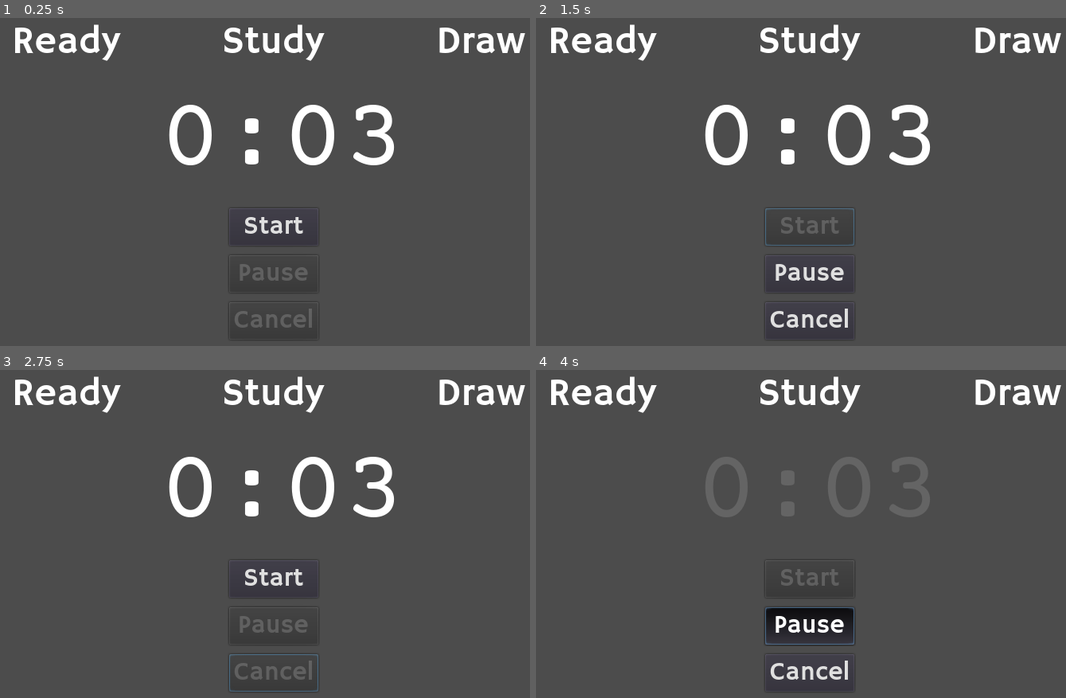
Above: before the commit, frames 1-4 (two rows, left to right).
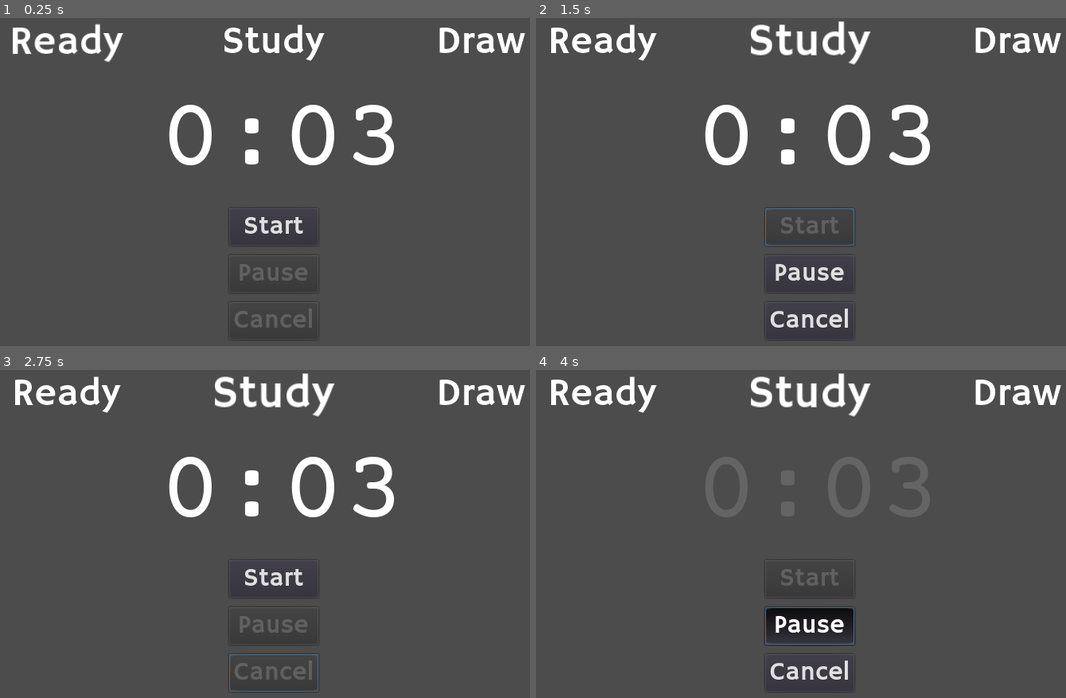
Above: after the commit, the same moments.

Repository: doctor-g/MonsDRAWsityTimer
Game: Godot game, scene res://src/MainScene.tscn
The game is run twice, just before and just after one commit, with the same random seed, the same clock (stepped at 60 frames per second) and the same inputs.
Inputs:
- Up to frame 1 (0.25 s): no input
- Up to frame 2 (1.5 s): click "Start" at 0.5 s
- Up to frame 3 (2.75 s): click "Cancel" at 2 s
- Up to frame 4 (4 s): click "Start" at 2.75 s; click "Pause" at 3.5 s

The runs differ from the first frame. In frame 1, 0.5% of the frame differs, in the area x 2-24%, y 1-14%; in frame 2, 1.2%, in the area x 40-64%, y 0-15%; in frame 3, 1.2%; in frame 4, 1.2%.

Commit message:
Animate the status labels

Diff:
--- a/project/assets/fonts/top_text_font.tres
+++ b/project/assets/fonts/top_text_font.tres
@@ -4,4 +4,5 @@
 
 [resource]
 size = 48
+use_filter = true
 font_data = ExtResource( 1 )
--- a/project/project.godot
+++ b/project/project.godot
@@ -8,9 +8,14 @@
 
 config_version=4
 
-_global_script_classes=[  ]
+_global_script_classes=[ {
+"base": "Label",
+"class": "AnimatedLabel",
+"language": "GDScript",
+"path": "res://src/AnimatedLabel.gd"
+} ]
 _global_script_class_icons={
-
+"AnimatedLabel": ""
 }
 
 [application]
--- /dev/null
+++ b/project/src/AnimatedLabel.gd
@@ -0,0 +1,15 @@
+class_name AnimatedLabel
+extends Label
+
+
+var focus := false setget _set_focus
+
+func _ready():
+	rect_pivot_offset = rect_size / 2
+
+func _set_focus(value):
+	focus = value
+	if focus:
+		$AnimationPlayer.play("highlight")
+	else:
+		$AnimationPlayer.play_backwards("highlight")
--- /dev/null
+++ b/project/src/AnimatedLabel.tscn
@@ -0,0 +1,67 @@
+[gd_scene load_steps=4 format=2]
+
+[ext_resource path="res://assets/fonts/top_text_font.tres" type="DynamicFont" id=1]
+[ext_resource path="res://src/AnimatedLabel.gd" type="Script" id=2]
+
+[sub_resource type="Animation" id=1]
+resource_name = "highlight"
+length = 0.5
+tracks/0/type = "value"
+tracks/0/path = NodePath(".:custom_constants/shadow_offset_y")
+tracks/0/interp = 1
+tracks/0/loop_wrap = true
+tracks/0/imported = false
+tracks/0/enabled = false
+tracks/0/keys = {
+"times": PoolRealArray( 0, 1 ),
+"transitions": PoolRealArray( 1, 1 ),
+"update": 0,
+"values": [ 0, 10 ]
+}
+tracks/1/type = "value"
+tracks/1/path = NodePath(".:custom_constants/shadow_offset_x")
+tracks/1/interp = 1
+tracks/1/loop_wrap = true
+tracks/1/imported = false
+tracks/1/enabled = false
+tracks/1/keys = {
+"times": PoolRealArray( 0, 1 ),
+"transitions": PoolRealArray( 1, 1 ),
+"update": 0,
+"values": [ 0, 10 ]
+}
+tracks/2/type = "value"
+tracks/2/path = NodePath(".:rect_scale")
+tracks/2/interp = 1
+tracks/2/loop_wrap = true
+tracks/2/imported = false
+tracks/2/enabled = true
+tracks/2/keys = {
+"times": PoolRealArray( 0, 0.5 ),
+"transitions": PoolRealArray( 2.07053, 2.07053 ),
+"update": 0,
+"values": [ Vector2( 1, 1 ), Vector2( 1.2, 1.2 ) ]
+}
+
+[node name="AnimatedLabel" type="Label"]
+anchor_left = 0.5
+anchor_right = 0.5
+margin_left = -366.0
+margin_right = -270.0
+margin_bottom = 61.0
+grow_horizontal = 2
+grow_vertical = 2
+rect_scale = Vector2( 1.2, 1.2 )
+custom_fonts/font = ExtResource( 1 )
+custom_colors/font_color_shadow = Color( 0, 0, 0, 1 )
+custom_constants/shadow_offset_x = 0
+custom_constants/shadow_offset_y = 0
+text = "Text"
+align = 1
+script = ExtResource( 2 )
+__meta__ = {
+"_edit_use_anchors_": false
+}
+
+[node name="AnimationPlayer" type="AnimationPlayer" parent="."]
+anims/highlight = SubResource( 1 )
--- a/project/src/MainScene.gd
+++ b/project/src/MainScene.gd
@@ -18,8 +18,13 @@
 onready var _pause_button := $VBoxContainer/PauseButton
 onready var _animation_player := $AnimationPlayer
 
+onready var _ready_label := $StatusRow/ReadyLabel
+onready var _study_label := $StatusRow/StudyLabel
+onready var _draw_label := $StatusRow/DrawLabel
+
 
 func _ready():
+	_ready_label.focus = true
 	_seconds_remaining = study_duration
 	_update_time_remaining_label()
 
@@ -31,6 +36,8 @@
 	_state = State.STUDY
 	self._seconds_remaining = study_duration
 	_timer.start(1)
+	_ready_label.focus = false
+	_study_label.focus = true
 	 # In case the timer was previously paused, make sure to unpause it.
 	_timer.paused = false
 
@@ -53,11 +60,15 @@
 			State.STUDY:
 				self._seconds_remaining = draw_duration
 				_state = State.DRAW
+				_study_label.focus = false
+				_draw_label.focus = true
 			State.DRAW:
 				_start_button.disabled = false
 				_pause_button.disabled = true
 				_state = State.NONE
 				_cancel_button.disabled = true
+				_draw_label.focus = false
+				_ready_label.focus = true
 				_timer.stop()
 
 
--- a/project/src/MainScene.tscn
+++ b/project/src/MainScene.tscn
@@ -4,7 +4,7 @@
 [ext_resource path="res://src/MainScene.gd" type="Script" id=2]
 [ext_resource path="res://assets/fonts/CourierPrime-Regular.ttf" type="DynamicFontData" id=3]
 [ext_resource path="res://assets/fonts/button_font.tres" type="DynamicFont" id=4]
-[ext_resource path="res://assets/fonts/top_text_font.tres" type="DynamicFont" id=5]
+[ext_resource path="res://src/AnimatedLabel.tscn" type="PackedScene" id=5]
 
 [sub_resource type="Animation" id=1]
 resource_name = "blink"
@@ -108,7 +108,7 @@
 "_edit_use_anchors_": false
 }
 
-[node name="HBoxContainer" type="HBoxContainer" parent="."]
+[node name="StatusRow" type="HBoxContainer" parent="."]
 anchor_right = 1.0
 margin_bottom = 61.0
 grow_horizontal = 2
@@ -117,34 +117,29 @@
 "_edit_lock_": true
 }
 
-[node name="ReadyLabel" type="Label" parent="HBoxContainer"]
+[node name="ReadyLabel" parent="StatusRow" instance=ExtResource( 5 )]
+anchor_left = 0.0
+anchor_right = 0.0
+margin_left = 0.0
 margin_right = 210.0
-margin_bottom = 61.0
-grow_horizontal = 2
 size_flags_horizontal = 3
-custom_fonts/font = ExtResource( 5 )
 text = "Ready"
-align = 1
 
-[node name="StudyLabel" type="Label" parent="HBoxContainer"]
+[node name="StudyLabel" parent="StatusRow" instance=ExtResource( 5 )]
+anchor_left = 0.0
+anchor_right = 0.0
 margin_left = 260.0
 margin_right = 471.0
-margin_bottom = 61.0
-grow_horizontal = 2
 size_flags_horizontal = 3
-custom_fonts/font = ExtResource( 5 )
 text = "Study"
-align = 1
 
-[node name="DrawLabel" type="Label" parent="HBoxContainer"]
+[node name="DrawLabel" parent="StatusRow" instance=ExtResource( 5 )]
+anchor_left = 0.0
+anchor_right = 0.0
 margin_left = 521.0
 margin_right = 732.0
-margin_bottom = 61.0
-grow_horizontal = 2
 size_flags_horizontal = 3
-custom_fonts/font = ExtResource( 5 )
 text = "Draw"
-align = 1
 [connection signal="pressed" from="VBoxContainer/StartButton" to="." method="_on_StartButton_pressed"]
 [connection signal="pressed" from="VBoxContainer/PauseButton" to="." method="_on_PauseButton_pressed"]
 [connection signal="pressed" from="VBoxContainer/CancelButton" to="." method="_on_CancelButton_pressed"]
